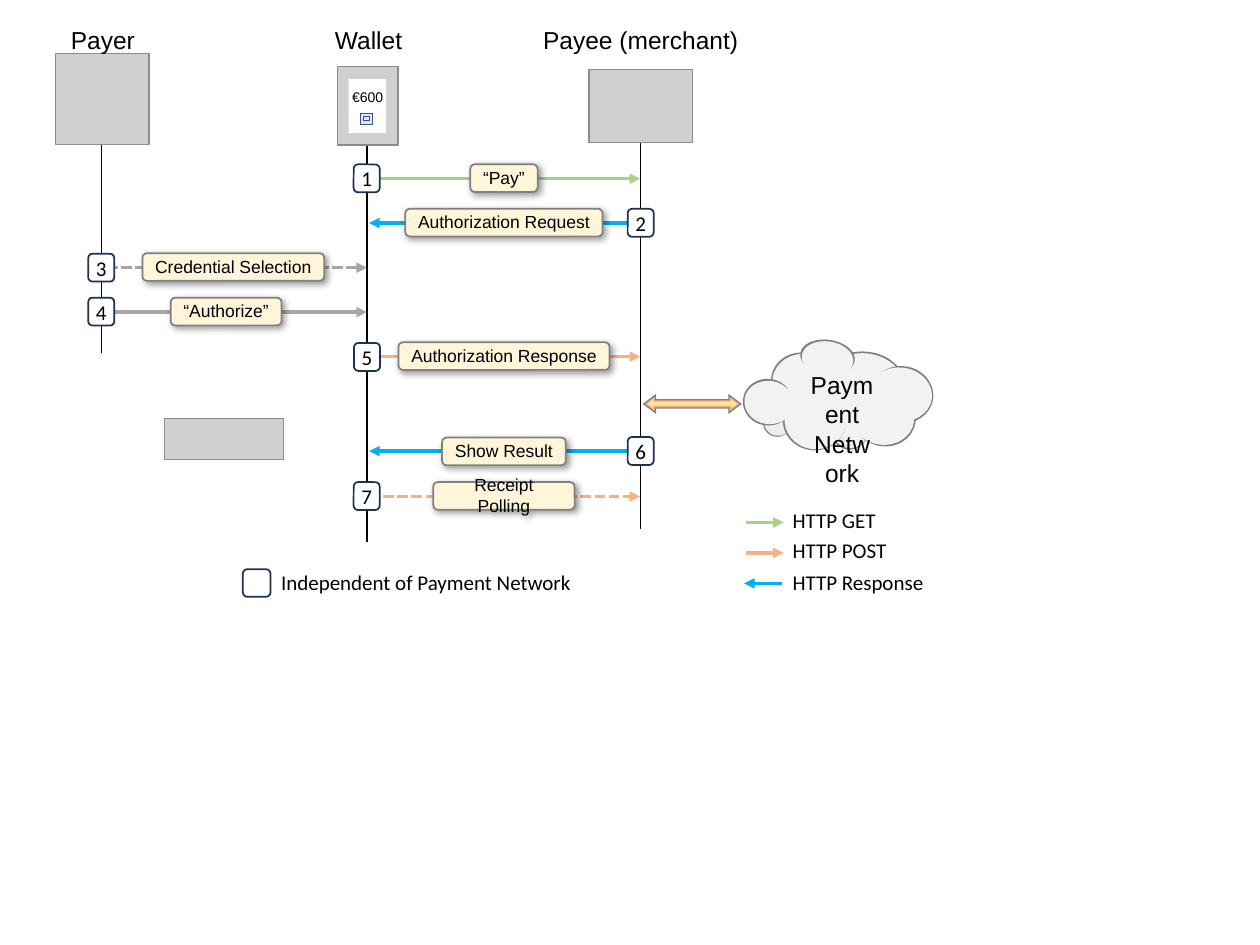
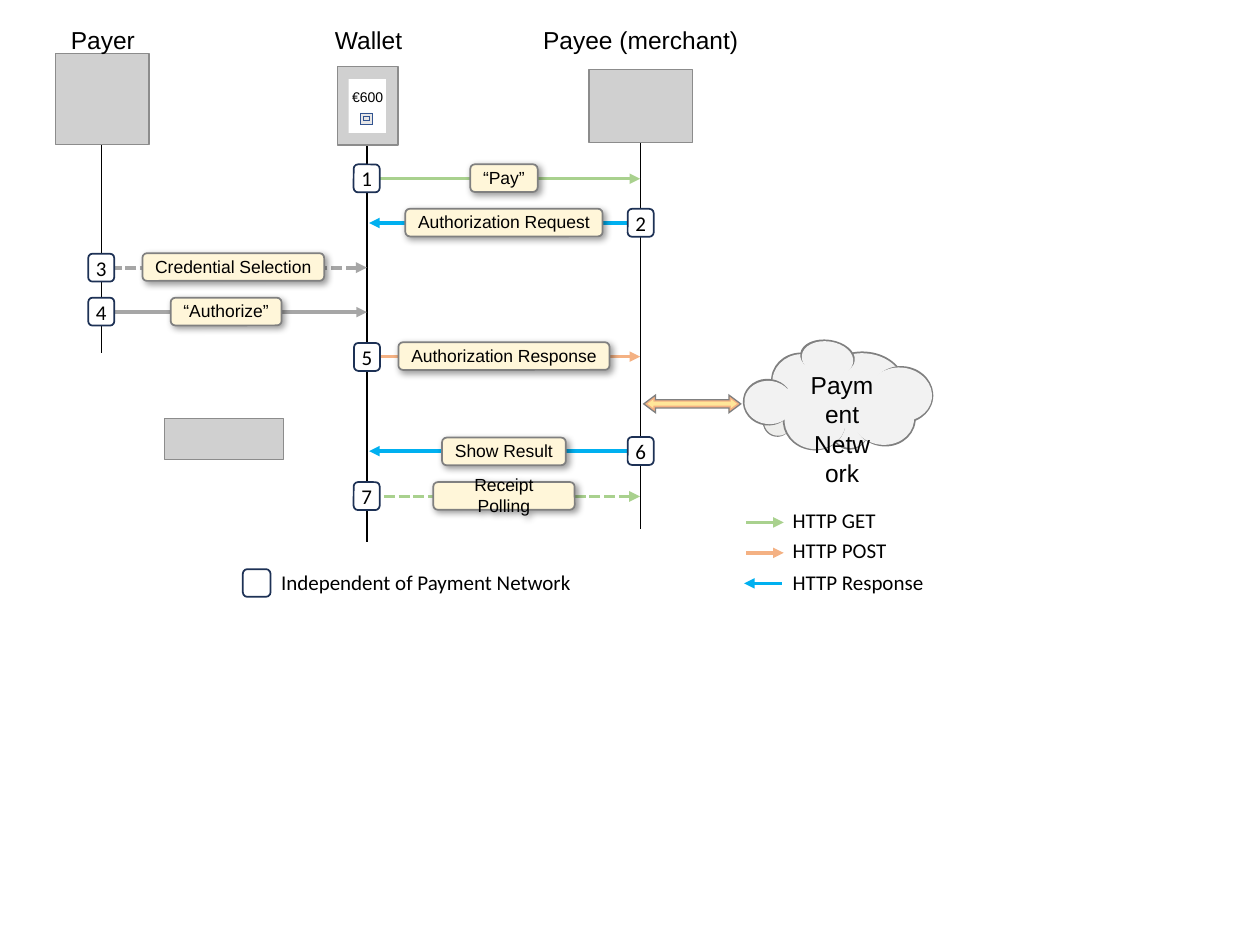
Before and after one commit to cyberphone/wallet-core, a slide deck: slide 1 of docgen/sequence-diagram.pptx. Drawn at 1260x945 pixels with LibreOffice and Linux fonts; fonts in the diff are those of the drawing; grey boxes stand for pictures. Boxes give left, top, right and bottom in pixels: in the first picture for what was removed or moved away, otherwise in the second. Text is boxed around its words. In the diff, an @@ line names an element or a change of style, - is before the commit and + after.

```diff
--- a/docgen/sequence-diagram.pptx
+++ b/docgen/sequence-diagram.pptx
@@ arrow (367, 267) - (102, 267): stroke #A6A6A6 2 pt dashed to #A6A6A6 2.1 pt dashed @@
@@ arrow (369, 496) - (640, 496): stroke #F4B183 2 pt dashed to #A9D18E 2.1 pt dashed @@
```
Also in this commit, not shown: 1 other file.
